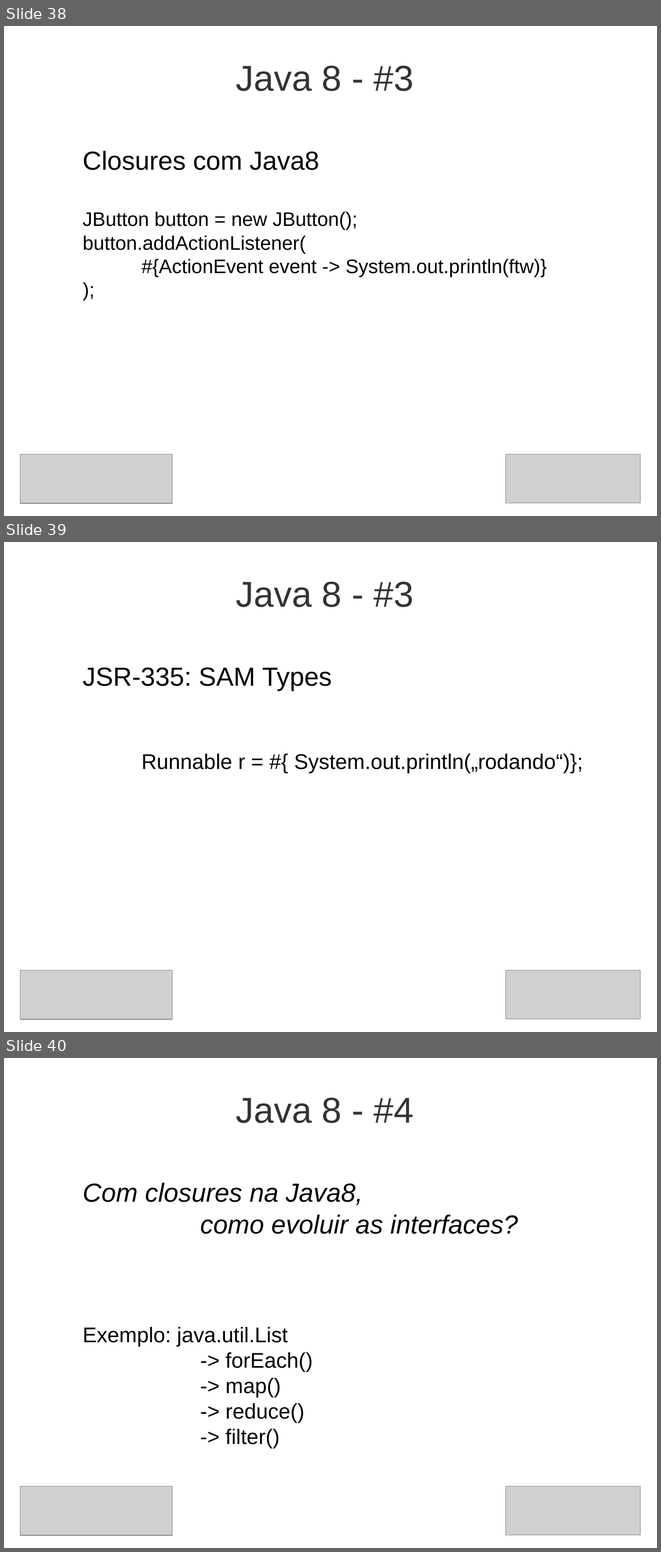
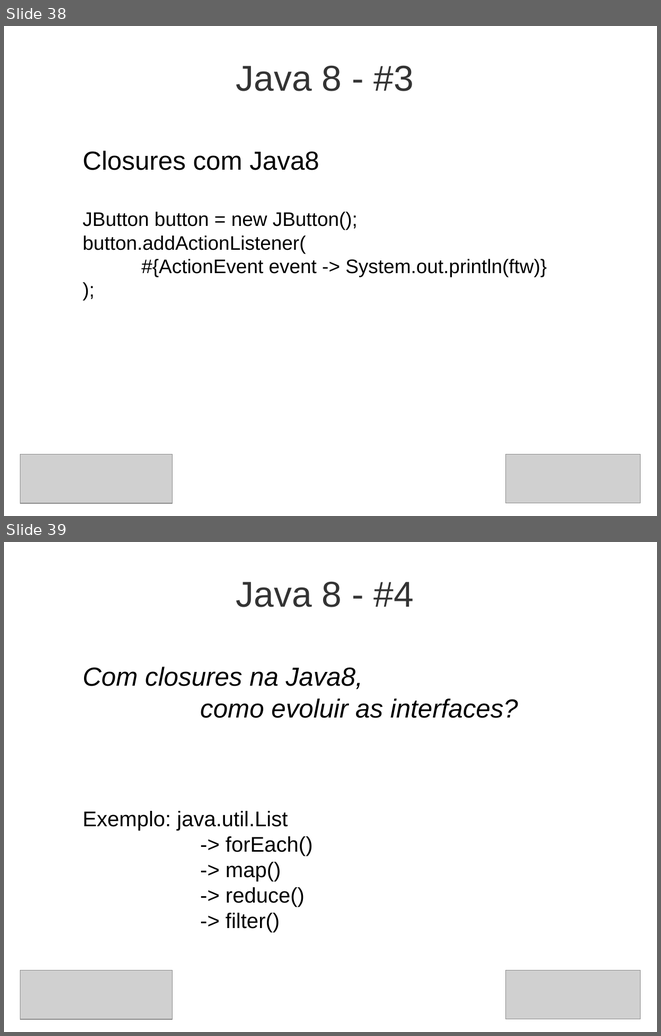
Before and after one commit to steppat/caelumday, a slide deck: caelumday2011.odp. Shown one above the other, each under a label of ours: slides 38, 39 and 40 before the commit, slides 38 and 39 after it. The pictures are 661x1552 and 661x1036 pixels, drawn with LibreOffice and Linux fonts; fonts in the diff are those of the drawing; grey boxes stand for pictures; background and template pictures are left out. Boxes give left, top, right and bottom in pixels: in the first picture for what was removed or moved away, otherwise in the second. Text is boxed around its words. In the diff, an @@ line names an element or a change of style, - is before the commit and + after.

```diff
--- a/caelumday2011.odp
+++ b/caelumday2011.odp
@@ slide 39 removed at (x1=4, y1=542, x2=657, y2=1032), background picture (left out) @@
@@ title removed at (x1=236, y1=581, x2=413, y2=607) @@
-Java 8 - #3
@@ text removed at (x1=82, y1=667, x2=583, y2=774) @@
-JSR-335: SAM Types
-Runnable r = #{ System.out.println(„rodando“)};
@@ picture removed at (x1=20, y1=970, x2=173, y2=1019) @@
@@ picture removed at (x1=506, y1=970, x2=641, y2=1018) @@
@@ what was slide 40 is now slide 39 @@
```
Also in this commit, not shown: 2 slides changed, 1 slide added.
